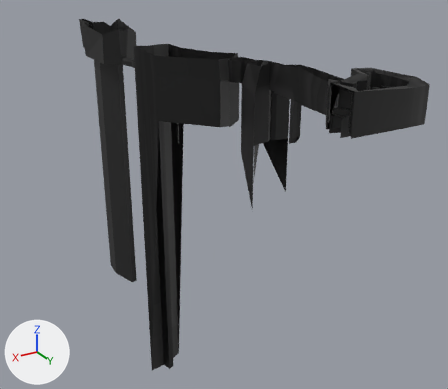
The glTF model levels/bedw/2/Map.glb as it was, and as the next commit left it.
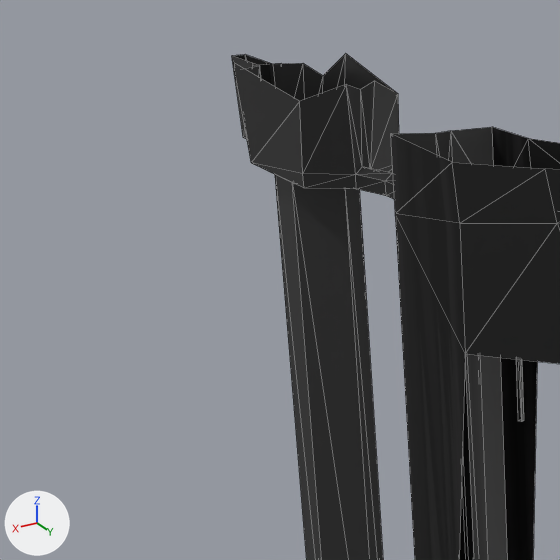
Each version appears first whole from a camera (50 mm lens) standing at (730.0, 780.0, 296.0) and looking at (-7.0, -448.0, -318.0), and next in a close-up on the part from 0% to 43% of the width and 0% to 49% of the height. Every picture has the same lights, and +X, +Y and +Z are marked at lower left. The close-ups show mesh edges as thin lines. Where no turn or scale is listed for an object, it has been applied to the vertices. Vertices at the same position are counted once.

Script lines for the objects in view, before the commit:
```python
me_cube = bpy.data.meshes.new('Cube')
me_cube.from_pydata(...)  # 566 vertices, 1005 faces; spans x -141.0..205.0, y -952.0..35.0, z -858.0..76.0
me_cube.materials.append(mat_material)  # picture img_floor_dirt_bw
me_plane = bpy.data.meshes.new('Plane')
me_plane.from_pydata([(-1.0, -1.0, 0.0), (1.0, -1.0, 0.0), (-1.0, 1.0, 0.0), (1.0, 1.0, 0.0)], [], [(0, 1, 3), (0, 3, 2)])
me_plane.materials.append(mat_material_001)  # black #000000
ob_cube = bpy.data.objects.new('Cube', me_cube)
ob_cube.location = (0.0, 0.0, 0.2)
ob_plane = bpy.data.objects.new('Plane', me_plane)
ob_plane.location = (149.4, -885.7, 23.8)
ob_plane.rotation_euler = (-1.591, 0.0, 0.0)  # degrees (-91, 0, 0)
ob_plane.scale = (14.0, 38.2, 1.26)
```
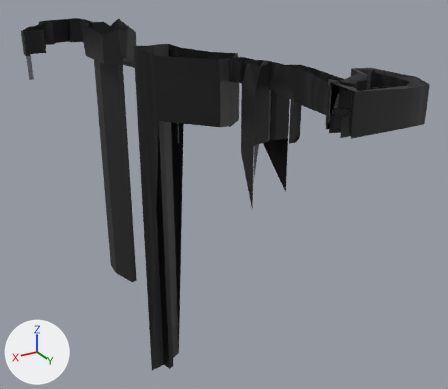
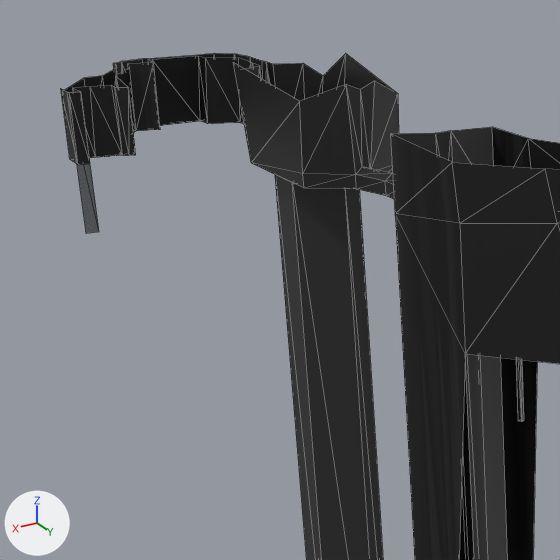
Changed parts and their boxes (x1, y1, x2, y2) in the close-ups (560 x 560 px):
'Cube', reshaped: before (232, 53, 560, 560); after (61, 53, 560, 560)
'Plane', moved, rescaled: before (252, 63, 281, 84); after (67, 93, 99, 233)
part 1 of me_cube, built on: before (232, 54, 266, 139); after (61, 53, 268, 165)

Diff of the bpy script that builds the scene:
```diff
--- a/levels/bedw/2/Map.glb.py
+++ b/levels/bedw/2/Map.glb.py
@@ me_cube @@
 # used by ob_cube; location = (0.0, 0.0, 0.2)
-me_cube.from_pydata(...)  # 566 vertices, 1005 faces; spans x -141.0..205.0, y -952.0..35.0, z -858.0..76.0
+me_cube.from_pydata(...)  # 709 vertices, 1252 faces; spans x -141.0..347.0, y -990.0..35.0, z -858.0..76.0
+# me_cube part 1
+# 3 vertices are removed from x 145.0..157.0, y -952.0..-947.0, z -14.0..63.0
+# 8 faces are deleted
+# 1 vertex moves from x 161.0, y -949.0, z 63.0 to x 155.0, y -912.0, z 61.0
+# 105 vertices are added at x 143.0..347.0, y -990.0..-818.0, z -11.0..61.0
+# 18 new vertices lie (0.0, 0.0, 8.0) away from vertices in x 283.0..320.0, y -905.0..-850.0, z 0.0
+# 5 new vertices lie (1.0, 0.0, -58.0) away from vertices in x 255.0..346.0, y -966.0..-838.0, z 58.0
+# 5 new vertices lie (0.0, 0.0, 13.0) away from vertices in x 297.0..306.0, y -882.0..-874.0, z 0.0
+# 5 new vertices lie (0.0, 0.0, 40.0) away from vertices in x 312.0..335.0, y -891.0..-851.0, z 0.0
+# 243 new faces join them
 me_cube.materials.append(mat_material)
@@ ob_plane @@
 ob_plane = bpy.data.objects.new('Plane', me_plane)
-ob_plane.location = (149.4, -885.7, 23.8)
+ob_plane.location = (341.8, -821.7, 0.1)
 ob_plane.rotation_euler = (-1.591, 0.0, 0.0)  # degrees (-91, 0, 0)
-ob_plane.scale = (14.0, 38.2, 1.26)
+ob_plane.scale = (5.73, 59.4, 6.26)
```
